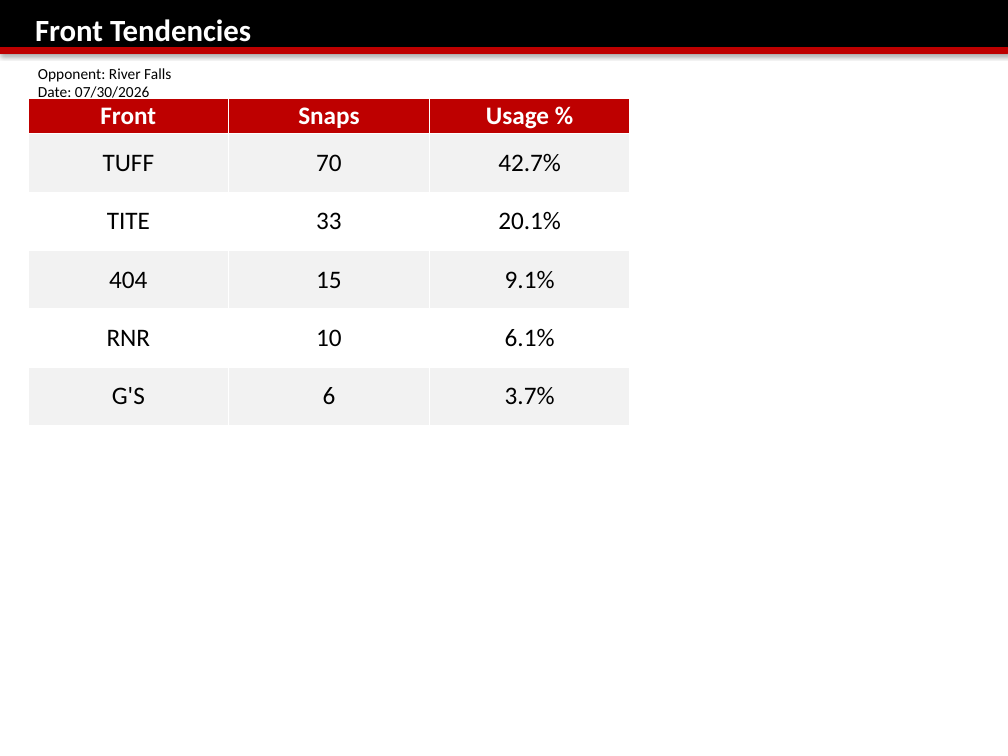
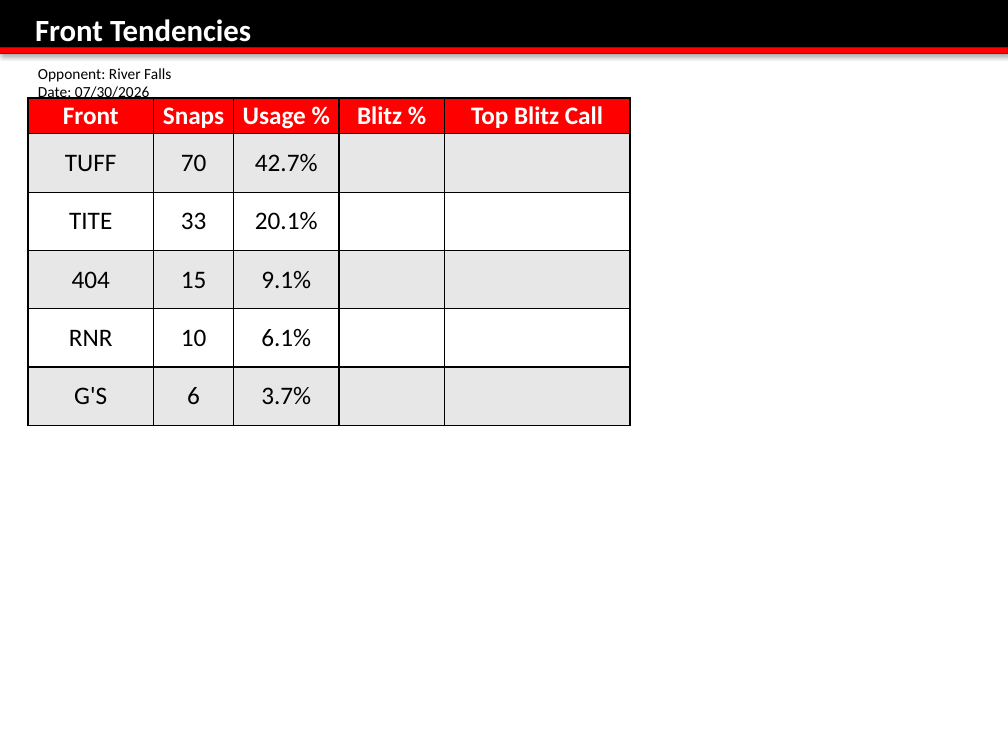
Before and after one commit to coacheigenberger/app-based-off-report, a slide deck: slide 2 of MASTER DEF Breakdown Template.pptx (slide 1 before the commit). Drawn at 1008x756 pixels with LibreOffice and Linux fonts; fonts in the diff are those of the drawing; background and template pictures are left out. Boxes give left, top, right and bottom in pixels: in the first picture for what was removed or moved away, otherwise in the second. Text is boxed around its words. In the diff, an @@ line names an element or a change of style, - is before the commit and + after.

```diff
--- a/MASTER DEF Breakdown Template.pptx
+++ b/MASTER DEF Breakdown Template.pptx
@@ rectangle at (0,47,1008,53): fill #BE0000 to #FF0000 @@
@@ table at (28,98,631,425) @@
+column 4: Blitz % |  |  |  |  | 
+column 5: Top Blitz Call |  |  |  |  | 
```
Also in this commit, not shown: 5 other slides changed, 1 slide added, 7 other files.
